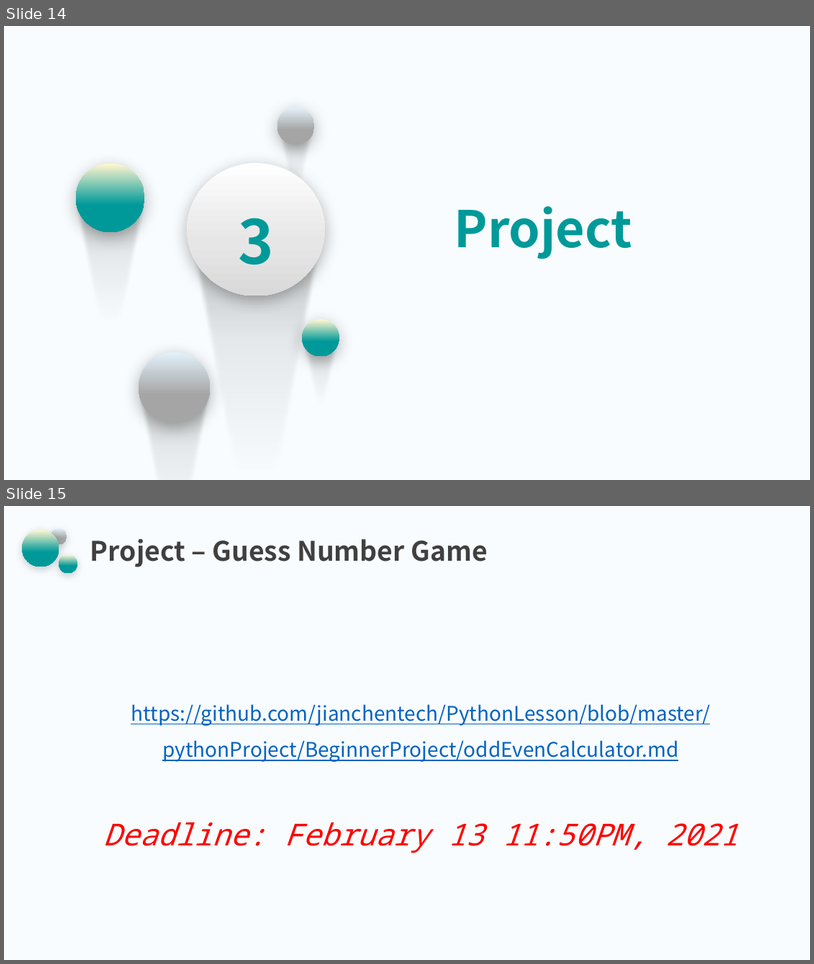
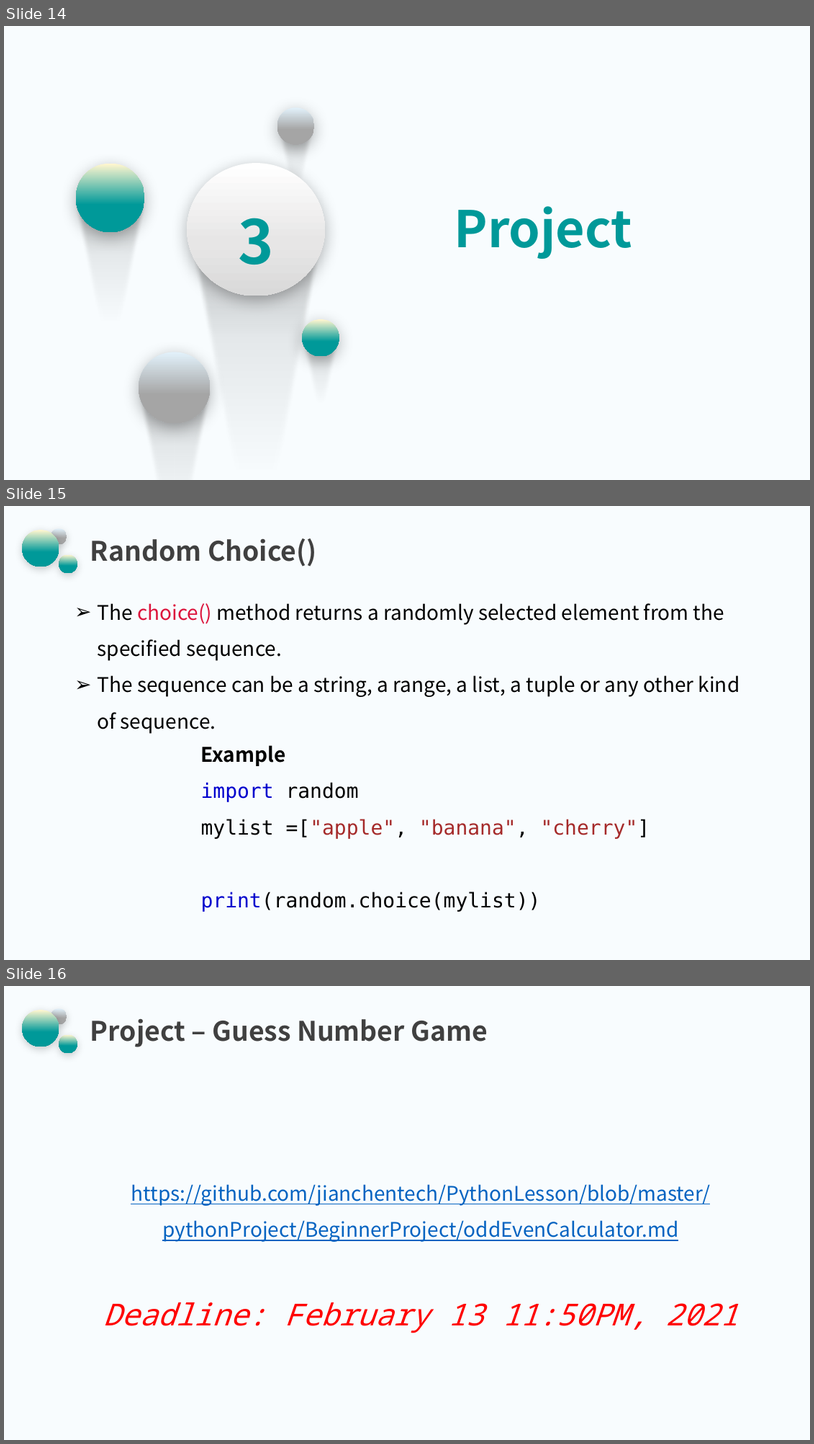
Before and after one commit to jianchentech/PythonLesson, a slide deck: pythonBeginnerLecture/PythonPart9.pptx. Shown one above the other, each under a label of ours: slides 14 and 15 before the commit, slides 14, 15 and 16 after it. The pictures are 814x964 and 814x1444 pixels, drawn with LibreOffice and Linux fonts; fonts in the diff are those of the drawing; background and template pictures are left out. Boxes give left, top, right and bottom in pixels: in the first picture for what was removed or moved away, otherwise in the second. Text is boxed around its words. In the diff, an @@ line names an element or a change of style, - is before the commit and + after.

Commit message:
Correct lecture

```diff
--- a/pythonBeginnerLecture/PythonPart9.pptx
+++ b/pythonBeginnerLecture/PythonPart9.pptx
@@ slide 15 added at [4,506,810,960], background picture (left out); not listed: 3 template elements that a slide beside it also shows @@
@@ title added at [90,538,317,566], 32 pt, text gradient #404040 to #808080, bold @@
+Random Choice()
@@ text added at [98,603,741,734], 24 pt, text #000000 @@
+➢ The choice() method returns a randomly selected element from the specified sequence.
+➢ The sequence can be a string, a range, a list, a tuple or any other kind of sequence.
@@ text added at [201,745,651,911], 24 pt, text #000000 @@
+Example
+import random
+mylist =["apple", "banana", "cherry"]
+print(random.choice(mylist))
@@ what was slide 15 is now slide 16 @@
```
